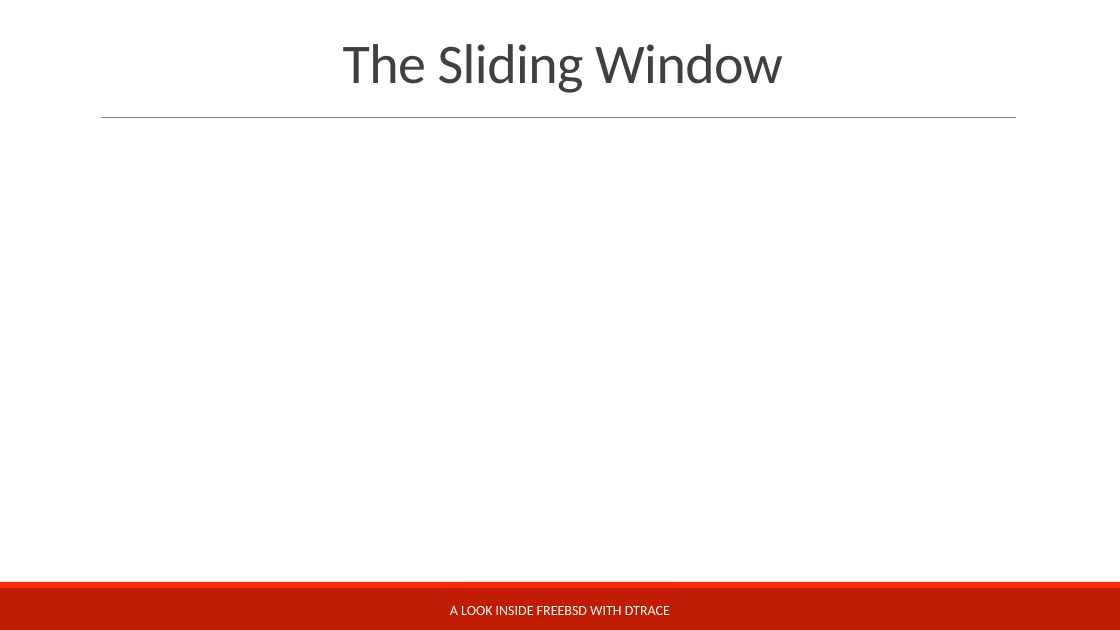
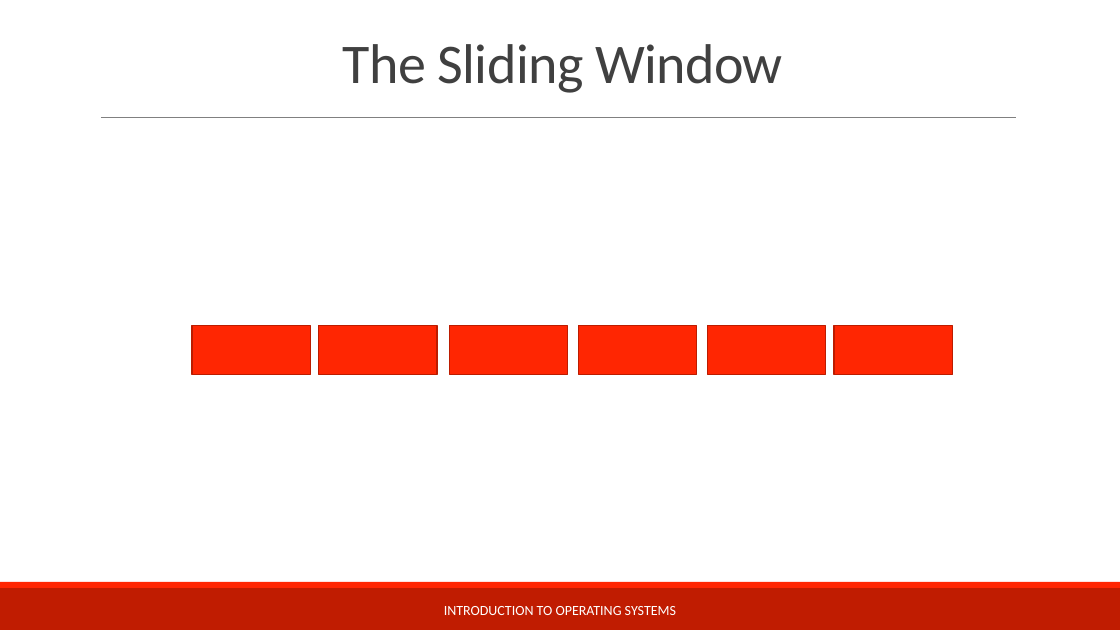
Before and after one commit to teachbsd/course, a slide deck: slide 32 of undergraduate/lectures/communication.pptx (slide 34 before the commit). Drawn at 1120x630 pixels with LibreOffice and Linux fonts; fonts in the diff are those of the drawing; background and template pictures are left out. Boxes give left, top, right and bottom in pixels: in the first picture for what was removed or moved away, otherwise in the second. Text is boxed around its words. In the diff, an @@ line names an element or a change of style, - is before the commit and + after.

```diff
--- a/undergraduate/lectures/communication.pptx
+++ b/undergraduate/lectures/communication.pptx
@@ rectangle added at [192, 326, 311, 375], fill #FF2602, outline #BD1C01 1.25 pt @@
@@ rectangle added at [318, 326, 437, 375], fill #FF2602, outline #BD1C01 1.25 pt @@
@@ rectangle added at [450, 326, 568, 375], fill #FF2602, outline #BD1C01 1.25 pt @@
@@ rectangle added at [579, 326, 697, 375], fill #FF2602, outline #BD1C01 1.25 pt @@
@@ rectangle added at [707, 326, 826, 375], fill #FF2602, outline #BD1C01 1.25 pt @@
@@ rectangle added at [834, 326, 953, 375], fill #FF2602, outline #BD1C01 1.25 pt @@
@@ text at [444, 606, 676, 615]: text changed @@
-A LOOK INSIDE FREEBSD WITH DTRACE
+INTRODUCTION TO OPERATING SYSTEMS
```
Also in this commit, not shown: 20 other slides changed, 8 slides added, 13 slides removed.
